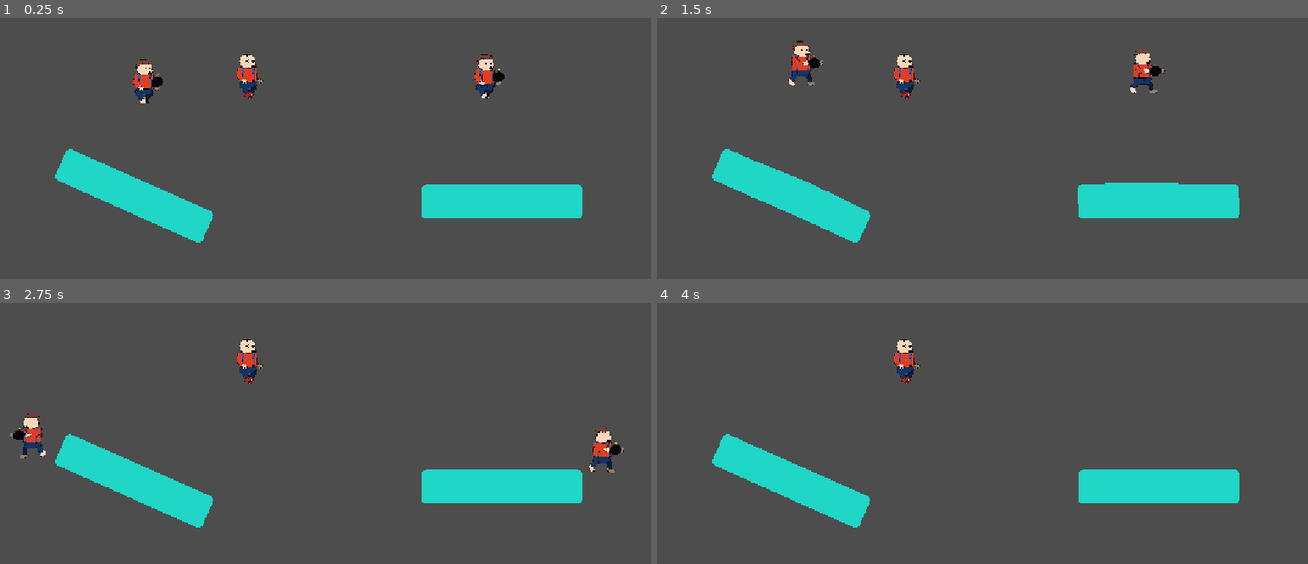
Above: before the commit, frames 1-4 (two rows, left to right).
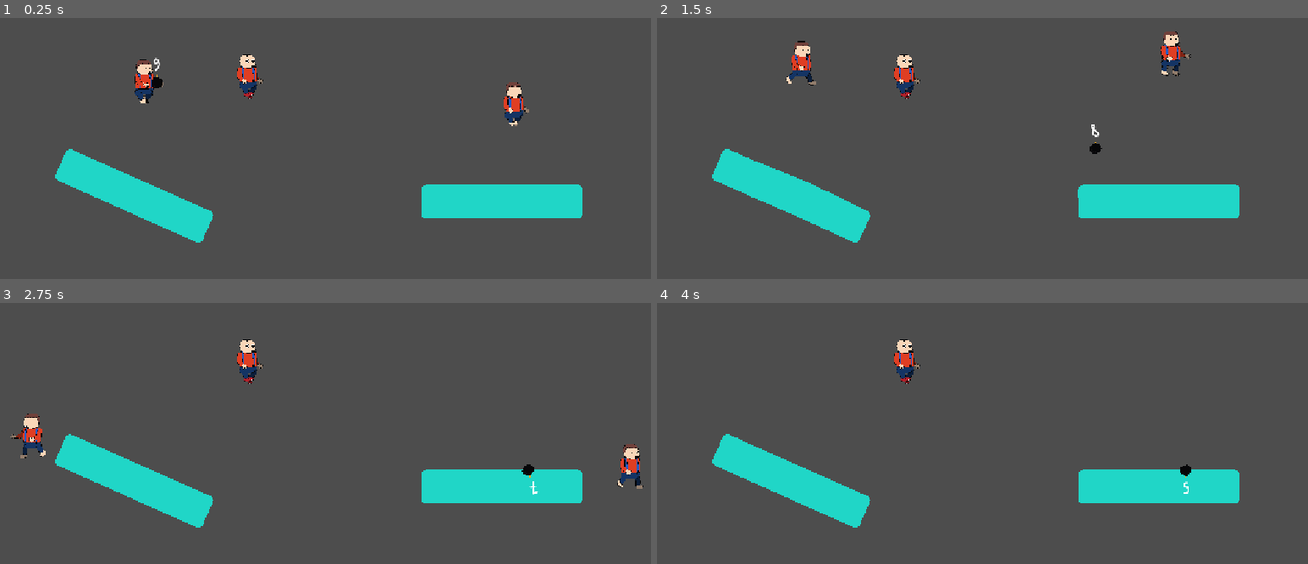
Above: after the commit, the same moments.

Repository: SlopInteractive/haven-2026
Game: Godot game, scene res://scenes/test/test_arena.tscn
The game is run twice, just before and just after one commit, with the same random seed, the same clock (stepped at 60 frames per second) and the same inputs. This scene is started directly instead of the project's main scene. The engine's default icon, where the game draws it, is replaced by a stand-in: a white triangle on a blue panel in a dark square.
Inputs (mouse positions are in pixels of both pictures, inside the frame that each line leads up to):
- Up to frame 1 (0.25 s): no input
- Up to frame 2 (1.5 s): tap Enter (ui_accept) at 0.5, 0.77 s; move the mouse to (1119, 70) at 0.52 s; hold Right (ui_right) 0.53-1.25 s; tap Insert (player1_interact) at 0.6 s; click (1119, 70) at 0.67 s; drag from (832, 106) to (780, 205) at 1.27 s
- Up to frame 3 (2.75 s): move the mouse to (outside the picture) at 2.02 s; hold Delete (player1_left) from 2.03 s (still down); hold D (player2_right) from 2.03 s (still down); tap Insert (player1_interact) at 2.3 s
- Up to frame 4 (4 s): release Delete (player1_left) at 2.75 s; release D (player2_right) at 2.75 s; drag from (936, 449) to (793, 480) at 2.77 s; tap Enter (ui_accept) at 3.5, 3.77 s; move the mouse to (1171, 430) at 3.52 s; hold Right (ui_right) from 3.53 s (still down); tap Insert (player1_interact) at 3.6 s

The runs differ from the first frame. In frame 1, 1.0% of the frame differs, in the area x 20-82%, y 13-42%; in frame 2, 1.3%, in the area x 19-90%, y 5-76%; in frame 3, 1.1%; in frame 4, less than 0.1%.

Commit message:
bomb

Diff:
--- a/assets/sprites/boom_animation.tscn
+++ b/assets/sprites/boom_animation.tscn
@@ -34,5 +34,6 @@
 [node name="Boom" type="Node2D" unique_id=1062738063]
 
 [node name="Boom" type="AnimatedSprite2D" parent="." unique_id=845508081]
+position = Vector2(1, 0)
 sprite_frames = SubResource("SpriteFrames_21vm0")
-frame_progress = 0.73699754
+frame_progress = 0.9252746
--- /dev/null
+++ b/prefabs/items/bomb_item.tscn
@@ -0,0 +1,121 @@
+[gd_scene format=3 uid="uid://civdm0v7cw212"]
+
+[ext_resource type="Script" uid="uid://c8gjb0gjgaqni" path="res://scripts/items/bomb_item.gd" id="1_8pahb"]
+[ext_resource type="Texture2D" uid="uid://bpkclui5ahhi" path="res://assets/sprites/Bomb.png" id="2_a043o"]
+[ext_resource type="FontFile" uid="uid://b1kaed42jl2k5" path="res://assets/Pixelartfont-Regular.otf" id="2_ttwa0"]
+[ext_resource type="Texture2D" uid="uid://hialjcefhh5w" path="res://assets/sprites/Boom.png" id="4_a043o"]
+
+[sub_resource type="LabelSettings" id="LabelSettings_my6qp"]
+font = ExtResource("2_ttwa0")
+font_size = 48
+
+[sub_resource type="AtlasTexture" id="AtlasTexture_cj021"]
+atlas = ExtResource("4_a043o")
+region = Rect2(0, 0, 100, 80)
+
+[sub_resource type="AtlasTexture" id="AtlasTexture_3i17f"]
+atlas = ExtResource("4_a043o")
+region = Rect2(100, 0, 100, 80)
+
+[sub_resource type="AtlasTexture" id="AtlasTexture_fgmmg"]
+atlas = ExtResource("4_a043o")
+region = Rect2(200, 0, 100, 80)
+
+[sub_resource type="SpriteFrames" id="SpriteFrames_21vm0"]
+animations = [{
+"frames": [{
+"duration": 1.0,
+"texture": SubResource("AtlasTexture_cj021")
+}, {
+"duration": 1.0,
+"texture": SubResource("AtlasTexture_3i17f")
+}, {
+"duration": 1.0,
+"texture": SubResource("AtlasTexture_fgmmg")
+}, {
+"duration": 1.0,
+"texture": SubResource("AtlasTexture_cj021")
+}, {
+"duration": 1.0,
+"texture": SubResource("AtlasTexture_3i17f")
+}, {
+"duration": 1.0,
+"texture": SubResource("AtlasTexture_fgmmg")
+}, {
+"duration": 1.0,
+"texture": SubResource("AtlasTexture_cj021")
+}, {
+"duration": 1.0,
+"texture": SubResource("AtlasTexture_3i17f")
+}, {
+"duration": 1.0,
+"texture": SubResource("AtlasTexture_fgmmg")
+}, {
+"duration": 1.0,
+"texture": SubResource("AtlasTexture_cj021")
+}, {
+"duration": 1.0,
+"texture": SubResource("AtlasTexture_3i17f")
+}, {
+"duration": 1.0,
+"texture": SubResource("AtlasTexture_fgmmg")
+}, {
+"duration": 1.0,
+"texture": SubResource("AtlasTexture_cj021")
+}, {
+"duration": 1.0,
+"texture": SubResource("AtlasTexture_3i17f")
+}, {
+"duration": 1.0,
+"texture": SubResource("AtlasTexture_fgmmg")
+}, {
+"duration": 1.0,
+"texture": SubResource("AtlasTexture_cj021")
+}, {
+"duration": 1.0,
+"texture": SubResource("AtlasTexture_3i17f")
+}, {
+"duration": 1.0,
+"texture": SubResource("AtlasTexture_fgmmg")
+}],
+"loop": 0,
+"name": &"default",
+"speed": 7.0
+}]
+
+[sub_resource type="CircleShape2D" id="CircleShape2D_my6qp"]
+radius = 177.0706
+
+[sub_resource type="RectangleShape2D" id="RectangleShape2D_my6qp"]
+size = Vector2(31, 32)
+
+[node name="RigidBody2D" type="RigidBody2D" unique_id=813204926]
+collision_layer = 2
+script = ExtResource("1_8pahb")
+
+[node name="Label" type="Label" parent="." unique_id=1644890289]
+offset_left = -37.0
+offset_top = -85.0
+offset_right = 34.0
+offset_bottom = -26.0
+text = "10"
+label_settings = SubResource("LabelSettings_my6qp")
+horizontal_alignment = 1
+
+[node name="HoldItem" type="Sprite2D" parent="." unique_id=1475102029]
+texture = ExtResource("2_a043o")
+
+[node name="BoomAnim" type="AnimatedSprite2D" parent="." unique_id=845508081]
+visible = false
+position = Vector2(1, 0)
+scale = Vector2(4.1200013, 4.1200013)
+sprite_frames = SubResource("SpriteFrames_21vm0")
+frame_progress = 0.9252746
+
+[node name="ExplosionShape" type="CollisionShape2D" parent="." unique_id=394577220]
+shape = SubResource("CircleShape2D_my6qp")
+disabled = true
+
+[node name="CollisionShape2D" type="CollisionShape2D" parent="." unique_id=536390291]
+position = Vector2(-1, 3)
+shape = SubResource("RectangleShape2D_my6qp")
--- a/prefabs/player.tscn
+++ b/prefabs/player.tscn
@@ -9,7 +9,6 @@
 [ext_resource type="Texture2D" uid="uid://2tq8jwvce2eq" path="res://assets/sprites/Head.png" id="7_m2qjg"]
 [ext_resource type="Texture2D" uid="uid://c7sj8fri0xakm" path="res://assets/sprites/hair/hair_03.tres" id="8_llb5v"]
 [ext_resource type="Texture2D" uid="uid://8d80qm73noo8" path="res://assets/sprites/eyes/eyes_01.tres" id="9_x0bak"]
-[ext_resource type="Texture2D" uid="uid://bpkclui5ahhi" path="res://assets/sprites/Bomb.png" id="10_opo22"]
 
 [sub_resource type="RectangleShape2D" id="RectangleShape2D_88qri"]
 size = Vector2(35.253624, 82.96569)
@@ -274,28 +273,32 @@
 xfade_time = 0.4
 
 [sub_resource type="AnimationNodeStateMachineTransition" id="AnimationNodeStateMachineTransition_llb5v"]
-xfade_time = 0.4
-
-[sub_resource type="AnimationNodeStateMachineTransition" id="AnimationNodeStateMachineTransition_x0bak"]
-xfade_time = 0.4
+xfade_time = 0.2
 
 [sub_resource type="AnimationNodeStateMachineTransition" id="AnimationNodeStateMachineTransition_lulei"]
+xfade_time = 0.4
+
+[sub_resource type="AnimationNodeStateMachineTransition" id="AnimationNodeStateMachineTransition_8rb0w"]
+xfade_time = 0.2
+
+[sub_resource type="AnimationNodeStateMachineTransition" id="AnimationNodeStateMachineTransition_edtk3"]
 xfade_time = 0.4
 
 [sub_resource type="AnimationNodeStateMachine" id="AnimationNodeStateMachine_3ww3k"]
 states/Start/position = Vector2(208, 110.4)
 states/grab/node = SubResource("AnimationNodeAnimation_sd3sa")
-states/grab/position = Vector2(664, 158.6)
+states/grab/position = Vector2(397.6, 280.2)
 states/idle/node = SubResource("AnimationNodeAnimation_rgeog")
 states/idle/position = Vector2(382.8, 164)
 states/in_air/node = SubResource("AnimationNodeAnimation_opo22")
 states/in_air/position = Vector2(533.8786, 100.00051)
 states/walk/node = SubResource("AnimationNodeAnimation_8rb0w")
 states/walk/position = Vector2(533.83997, 233.6)
-transitions = ["Start", "idle", SubResource("AnimationNodeSt …(291 unchanged characters)… ionNodeStateMachineTransition_llb5v"), "grab", "in_air", SubResource("AnimationNodeStateMachineTransition_x0bak"), "in_air", "grab", SubResource("AnimationNodeStateMachineTransition_lulei")]
-graph_offset = Vector2(246, -31)
+transitions = ["Start", "idle", SubResource("AnimationNodeSt …(291 unchanged characters)… ionNodeStateMachineTransition_llb5v"), "in_air", "grab", SubResource("AnimationNodeStateMachineTransition_lulei"), "grab", "idle", SubResource("AnimationNodeStateMachineTransition_8rb0w"), "idle", "grab", SubResource("AnimationNodeStateMachineTransition_edtk3")]
+graph_offset = Vector2(156.24144, 46)
 
 [node name="Player" type="RigidBody2D" unique_id=826111072]
+collision_layer = 3
 lock_rotation = true
 script = ExtResource("1_60koi")
 metadata/_edit_group_ = true
@@ -380,8 +383,3 @@
 
 [node name="ItemHold" type="Node2D" parent="PlayerVisual" unique_id=61227497]
 position = Vector2(37, 6)
-metadata/_edit_group_ = true
-
-[node name="Sprite2D" type="Sprite2D" parent="PlayerVisual/ItemHold" unique_id=1729375660]
-position = Vector2(1, -4)
-texture = ExtResource("10_opo22")
--- a/scenes/test/test_arena.tscn
+++ b/scenes/test/test_arena.tscn
@@ -2,6 +2,7 @@
 
 [ext_resource type="PackedScene" uid="uid://mecpisjf1ohd" path="res://prefabs/player.tscn" id="2_x7yfq"]
 [ext_resource type="PackedScene" uid="uid://brpvolci1fnnq" path="res://prefabs/platform.tscn" id="2_xd32e"]
+[ext_resource type="PackedScene" uid="uid://civdm0v7cw212" path="res://prefabs/items/bomb_item.tscn" id="3_f0kn0"]
 [ext_resource type="PackedScene" uid="uid://dfd4mw1oao4" path="res://prefabs/player_textured.tscn" id="3_xd32e"]
 
 [node name="TestArena" type="Node2D" unique_id=670349092]
@@ -26,9 +27,10 @@
 move_speed = 600.0
 bounce_strength = 800.0
 bounce_delay = 0.0
+starting_item = ExtResource("3_f0kn0")
 
 [node name="Player2" parent="." unique_id=1241401012 instance=ExtResource("2_x7yfq")]
-position = Vector2(1630, 275)
+position = Vector2(1731, 373)
 max_contacts_reported = 4
 move_speed = 600.0
 bounce_strength = 800.0
--- /dev/null
+++ b/scripts/items/bomb_item.gd
@@ -0,0 +1,94 @@
+extends IItem
+
+@onready var tex: Sprite2D = $"HoldItem"
+@onready var label: Label = $"Label"
+@onready var boom_anim: AnimatedSprite2D = $"BoomAnim"
+
+@onready var explosion_shape: CollisionShape2D = $"ExplosionShape"
+@export var explosion_force: float = 5000.0
+
+@export_group("Throw")
+@export var throw_force: float = 1200.0
+@export var throw_upward_force: float = 350.0
+
+# secs
+const TIME := 10
+
+var time_left := 0.0
+
+func _ready() -> void:
+	on_pickup(null)
+	boom_anim.animation_finished.connect(_on_boom_anim_animation_finished)
+
+func _on_boom_anim_animation_finished():
+	boom_anim.hide()
+
+func detonate() -> void:
+	label.hide()
+	tex.hide()
+	freeze = true
+	boom_anim.show()
+	boom_anim.play("default")
+	explode()
+
+func explode():
+	var shape := explosion_shape.shape as CircleShape2D
+
+	var query := PhysicsShapeQueryParameters2D.new()
+	query.shape = shape
+	query.transform = explosion_shape.global_transform
+	query.collision_mask = 1 << 1
+	query.collide_with_bodies = true
+
+	var space := get_world_2d().direct_space_state
+	var results := space.intersect_shape(query, 32)
+
+	print("Detected bodies: ", results.size())
+
+	for result in results:
+		var body := result.collider as PlayerController
+
+		if body == null:
+			continue
+
+		var offset := body.global_position - explosion_shape.global_position
+
+		if offset.length_squared() < 0.001:
+			continue
+
+		var direction := offset.normalized()
+
+		var distance_falloff := 1.0 - clampf(
+			offset.length() / shape.radius, 0.0, 1.0
+		)
+
+		body.unequip_item()
+		var impulse := direction * explosion_force * distance_falloff
+		body.apply_external_force(impulse)
+
+func _process(delta: float):
+	if time_left > 0.0:
+		time_left -= delta
+
+		var in_secs := int(time_left)
+		label.text = str(in_secs)
+
+		if time_left <= 0.0:
+			detonate()
+
+func on_pickup(player: PlayerController) -> void:
+	freeze = true
+	time_left = TIME
+
+func on_interact(player: PlayerController) -> void:
+	# deparent from player
+	player.unequip_item()
+	freeze = false
+
+	var direction := Vector2.RIGHT if player.scale.x > 0 else Vector2.LEFT
+
+	# Apply throw impulse.
+	apply_central_impulse(
+		direction * throw_force +
+		Vector2.UP * throw_upward_force
+	)
--- /dev/null
+++ b/scripts/items/i_item.gd
@@ -0,0 +1,12 @@
+extends RigidBody2D
+
+class_name IItem
+
+func _ready() -> void:
+	pass
+
+func on_pickup(player: PlayerController) -> void:
+	pass
+
+func on_interact(player: PlayerController) -> void:
+	pass
--- a/scripts/player_controller.gd
+++ b/scripts/player_controller.gd
@@ -1,4 +1,6 @@
 extends RigidBody2D
+
+class_name PlayerController
 
 @export_group("Movement")
 @export var move_speed := 300.0
@@ -11,29 +13,78 @@
 @export_group("PlayerID")
 @export var player_id := 1
 
+@export var starting_item: PackedScene
+
+@export_group("External Forces")
+@export var external_force_decay := 300.0
+
 @onready var player_visual: PlayerVisual = $"PlayerVisual"
 
 var bounce_timer := -1.0
 var pending_normal := Vector2.UP
 
+var item_in_hand: IItem = null
+
+func equip_item(item: IItem) -> void:
+	item.position = Vector2.ZERO
+	item.rotation = 0.0
+
+	item_in_hand = item
+	item_in_hand.reparent($"PlayerVisual/ItemHold", false)
+	player_visual.start_holding()
+
+func unequip_item() -> void:
+	if item_in_hand == null:
+		return
+
+	item_in_hand.reparent(get_tree().root, true)
+	item_in_hand = null
+	player_visual.stop_holding()
+
+
 func _ready() -> void:
 	contact_monitor = true
 	max_contacts_reported = 8
 
+	if starting_item != null:
+		var it: IItem = starting_item.instantiate()
+		get_tree().root.add_child.call_deferred(it)
+		equip_item.call_deferred(it)
+
+var external_velocity := Vector2.ZERO
+
+func apply_external_force(impulse: Vector2) -> void:
+	external_velocity += impulse / mass
+
+func _translate_action(action: String) -> String:
+	return "player" + str(player_id) + "_" + action
+
 func _physics_process(delta: float) -> void:
-	var direction := Input.get_action_strength("player" + str(player_id) + "_right") - Input.get_action_strength("player" + str(player_id) + "_left")
+	var direction := Input.get_action_strength(_translate_action("right")) - Input.get_action_strength(_translate_action("left"))
 
-	if Input.is_action_just_pressed("player1_interact"):
-		player_visual.start_holding()
+	if Input.is_action_just_pressed(_translate_action("interact")):
+		if item_in_hand:
+			item_in_hand.on_interact(self)
+		else:
+			player_visual.start_holding()
+
+	if Input.is_action_just_released(_translate_action("interact")) and item_in_hand == null:
+		player_visual.stop_holding()
 
 	if direction != 0:
 		player_visual.trigger_midair_walk_animation()
 		player_visual.update_facing(direction)
 
 	var target_speed := direction * move_speed
-	var force_x := (target_speed - linear_velocity.x) * acceleration
+	var force_x := (target_speed - linear_velocity.x + external_velocity.x) * acceleration
 
 	apply_central_force(Vector2(force_x * mass, 0.0))
+
+	external_velocity = external_velocity.move_toward(
+		Vector2.ZERO,
+		external_force_decay * delta
+	)
+
 
 func _integrate_forces(state: PhysicsDirectBodyState2D) -> void:
 	if bounce_timer >= 0.0:
--- a/scripts/player_visual.gd
+++ b/scripts/player_visual.gd
@@ -65,6 +65,7 @@
 
 func stop_holding():
 	is_holding = false
+	play_state(arm_playback, &"idle")
 
 func update_facing(direction: float):
 	self.scale.x = -1 if direction < 0 else 1
Not shown, added: scripts/items/bomb_item.gd.uid
Not shown, added: scripts/items/i_item.gd.uid
